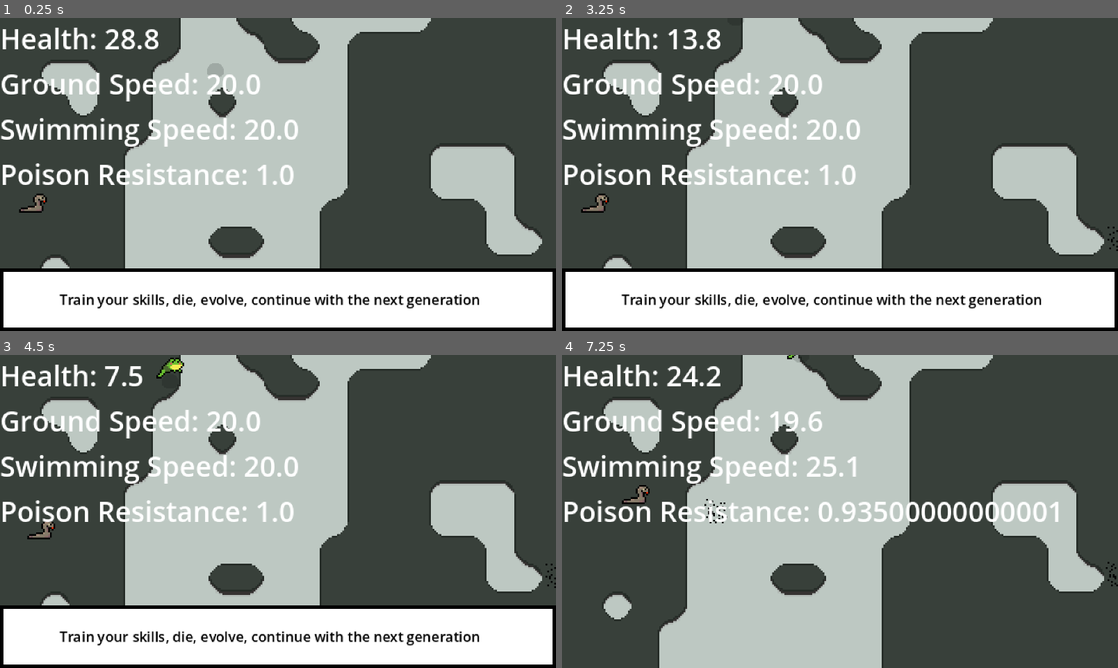
Above: before the commit, frames 1-4 (two rows, left to right).
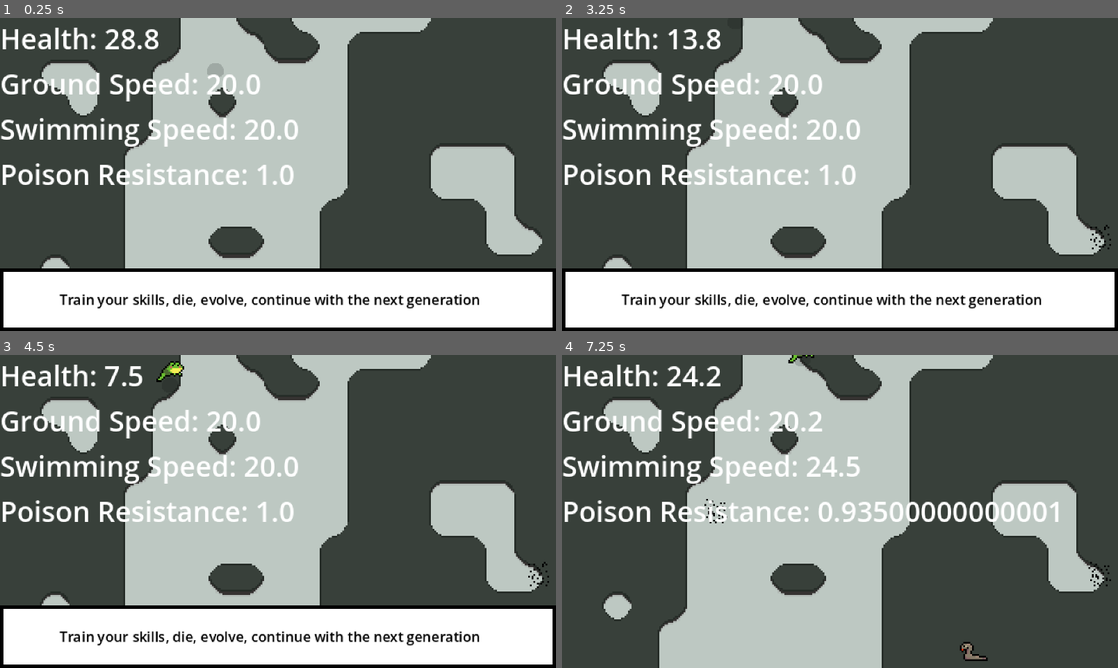
Above: after the commit, the same moments.

Repository: MiladTuma/Micro-Jam-Evolution
Game: Godot game, scene res://Scenes/main.tscn
Two runs of this game, one before a commit and one after it. Both use one fixed random seed, a clock stepped at 60 frames per second and the inputs below.
Inputs:
- Up to frame 1 (0.25 s): no input
- Up to frame 2 (3.25 s): hold Up (up) 0.53-2.03 s; tap I (i) at 0.6, 1.55, 2.1, 2.85 s; tap E (eat) at 1.35 s; hold Left (left) from 2.03 s (still down)
- Up to frame 3 (4.5 s): release Left (left) at 3.53 s; hold Down (down) 3.53-4.28 s; tap E (eat) at 3.6 s; tap I (i) at 3.8, 4.35 s; hold Right (right) from 4.28 s (still down)
- Up to frame 4 (7.25 s): release Right (right) at 5.03 s; hold Up (up) 5.03-5.78 s; tap I (i) at 5.1, 6.05, 6.6 s; hold Right (right) from 5.78 s (still down); tap E (eat) at 5.85 s

The runs differ from the first frame. In frame 1, 0.1% of the frame differs, in the area x 3-9%, y 56-63%; in frame 2, 0.2%; in frame 3, 0.4%; in frame 4, 0.9%, in the area x 10-100%, y 0-98%.

Commit message:
Fuck you

Diff:
--- a/Entities/Player/player.gd
+++ b/Entities/Player/player.gd
@@ -187,3 +187,6 @@
 func _on_mouth_area_body_exited(body: Node2D) -> void:
 	if flies_in_mouth.has(body):
 		flies_in_mouth.erase(body)
+
+func take_damage(amount: int) -> void:
+	current_health -= amount
--- a/Entities/Snake/snake.gd
+++ b/Entities/Snake/snake.gd
@@ -1,29 +1,47 @@
 extends CharacterBody2D
 
-@export var speed: float =10.0
+@export var speed: float = 5.0
+@export var damage: int = 10
+@export var tile_map: TileMapLayer
 
 var player_ref: Player = null
 
 func _ready() -> void:
+	add_to_group("snakes")
 	player_ref = get_tree().get_first_node_in_group("player")
 
-
-
-
-func _physics_process(_delta: float) -> void:
+func _physics_process(delta: float) -> void:
 	if player_ref == null:
 		return
 
 	if player_ref.current_terrain == Player.Terrain.GROUND:
 		var direction = (player_ref.global_position - global_position).normalized()
-		velocity = direction * speed
+
+		var look_ahead_pos = global_position + (direction * 15.0)
+		var cell = tile_map.local_to_map(tile_map.to_local(look_ahead_pos))
+		var tile_data = tile_map.get_cell_tile_data(cell)
+
+		var is_water_ahead = false
+		if tile_data != null:
+			if tile_data.get_custom_data("terrain") == 1:
+				is_water_ahead = true
+
+		if is_water_ahead:
+			velocity = Vector2.ZERO
+		else:
+			velocity = direction * speed
 
 		if direction.x < 0:
 			$Sprite2D.flip_h = true
 		elif direction.x > 0:
 			$Sprite2D.flip_h = false
-
 	else:
 		velocity = Vector2.ZERO
 
 	move_and_slide()
+
+func _on_hitbox_body_entered(body: Node2D) -> void:
+	if body.is_in_group("player"):
+		queue_free()
+		if body.has_method("take_damage"):
+			body.take_damage(damage)
--- a/Entities/Snake/snake.tscn
+++ b/Entities/Snake/snake.tscn
@@ -5,6 +5,9 @@
 
 [sub_resource type="RectangleShape2D" id="RectangleShape2D_e0ke3"]
 size = Vector2(11, 1.625)
+
+[sub_resource type="RectangleShape2D" id="RectangleShape2D_ubtcc"]
+size = Vector2(16, 9)
 
 [node name="Snake" type="CharacterBody2D" unique_id=579168960]
 z_index = 67
@@ -17,3 +20,12 @@
 [node name="CollisionShape2D" type="CollisionShape2D" parent="." unique_id=747984540]
 position = Vector2(-1, 4.8125)
 shape = SubResource("RectangleShape2D_e0ke3")
+
+[node name="Hitbox" type="Area2D" parent="." unique_id=1155603124]
+collision_layer = 0
+
+[node name="CollisionShape2D" type="CollisionShape2D" parent="Hitbox" unique_id=905073908]
+position = Vector2(0, -0.5)
+shape = SubResource("RectangleShape2D_ubtcc")
+
+[connection signal="body_entered" from="Hitbox" to="." method="_on_hitbox_body_entered"]
--- a/Scenes/main.tscn
+++ b/Scenes/main.tscn
@@ -7,6 +7,7 @@
 [ext_resource type="PackedScene" uid="uid://y8knp8h4k6h4" path="res://data_labels.tscn" id="5_kry3j"]
 [ext_resource type="Script" uid="uid://cneqvv62fifg6" path="res://Scenes/fly_spawner.gd" id="6_21xkr"]
 [ext_resource type="PackedScene" uid="uid://8rm85i532403" path="res://Entities/fly/Fly.tscn" id="7_6bp64"]
+[ext_resource type="Script" uid="uid://bgmrefqwn38wb" path="res://Scenes/snake_spawner.gd" id="8_344ge"]
 
 [sub_resource type="TileSetAtlasSource" id="TileSetAtlasSource_bo1nx"]
 texture = ExtResource("1_bo1nx")
@@ -89,6 +90,12 @@
 [sub_resource type="StyleBoxFlat" id="StyleBoxFlat_b3jpf"]
 bg_color = Color(1, 1, 1, 1)
 
+[sub_resource type="RectangleShape2D" id="RectangleShape2D_8002w"]
+size = Vector2(20, 212)
+
+[sub_resource type="RectangleShape2D" id="RectangleShape2D_dcmcw"]
+size = Vector2(359, 20)
+
 [node name="Main" type="Node2D" unique_id=880462236]
 
 [node name="TileMapLayer" type="TileMapLayer" parent="." unique_id=1978633104]
@@ -105,8 +112,9 @@
 tile_map_data = PackedByteArray("AAAHAAAAAAAFAAEAAAAHAAEAAAAFAAEAAAAGAAIAAAAFAAEAAAAGAAMAAAAFAAEAAAAGAAQAAAAFAAEAAAAHAA …(2064 unchanged characters)…
 tile_set = SubResource("TileSet_xcwl1")
 
-[node name="Snake" parent="." unique_id=579168960 instance=ExtResource("3_8gbba")]
+[node name="Snake" parent="." unique_id=579168960 node_paths=PackedStringArray("tile_map") groups=["flies", "player", "snakes"] instance=ExtResource("3_8gbba")]
 position = Vector2(19, 106)
+tile_map = NodePath("../TileMapLayer")
 
 [node name="Textbox" type="CanvasLayer" parent="." unique_id=557165725]
 script = ExtResource("4_jjvhh")
@@ -155,3 +163,47 @@
 [node name="Timer" type="Timer" parent="FlySpawner" unique_id=1057152892]
 wait_time = 3.0
 autostart = true
+
+[node name="StaticBody2D" type="StaticBody2D" parent="." unique_id=1747549753]
+collision_layer = 4
+collision_mask = 0
+
+[node name="CollisionShape2D" type="CollisionShape2D" parent="StaticBody2D" unique_id=1077408785]
+position = Vector2(-10, 91)
+shape = SubResource("RectangleShape2D_8002w")
+
+[node name="StaticBody2D2" type="StaticBody2D" parent="." unique_id=41360785]
+collision_layer = 4
+collision_mask = 0
+
+[node name="CollisionShape2D" type="CollisionShape2D" parent="StaticBody2D2" unique_id=1857745924]
+position = Vector2(160.5, -10)
+shape = SubResource("RectangleShape2D_dcmcw")
+
+[node name="StaticBody2D3" type="StaticBody2D" parent="." unique_id=132128698]
+collision_layer = 4
+collision_mask = 0
+
+[node name="CollisionShape2D" type="CollisionShape2D" parent="StaticBody2D3" unique_id=1984311787]
+position = Vector2(157, 202)
+shape = SubResource("RectangleShape2D_dcmcw")
+
+[node name="StaticBody2D4" type="StaticBody2D" parent="." unique_id=523385153]
+collision_layer = 4
+collision_mask = 0
+
+[node name="CollisionShape2D" type="CollisionShape2D" parent="StaticBody2D4" unique_id=848381423]
+position = Vector2(330, 98)
+rotation = 1.5707964
+shape = SubResource("RectangleShape2D_dcmcw")
+
+[node name="SnakeSpawner" type="Node2D" parent="." unique_id=2016708121 node_paths=PackedStringArray("tile_map")]
+position = Vector2(19, 106)
+script = ExtResource("8_344ge")
+snake_scene = ExtResource("3_8gbba")
+tile_map = NodePath("../TileMapLayer")
+max_snakes = 10
+
+[node name="Timer" type="Timer" parent="SnakeSpawner" unique_id=1215365454]
+wait_time = 3.0
+autostart = true
--- /dev/null
+++ b/Scenes/snake_spawner.gd
@@ -0,0 +1,56 @@
+extends Node2D
+
+@export var snake_scene: PackedScene
+@export var tile_map: TileMapLayer
+@export var max_snakes: int = 5
+@onready var timer: Timer = $Timer
+
+var spawn_area: Rect2
+
+func _ready() -> void:
+	timer.timeout.connect(_on_timer_timeout)
+	calculate_spawn_area()
+
+func calculate_spawn_area() -> void:
+	var used_rect = tile_map.get_used_rect()
+	var start_pos = tile_map.map_to_local(used_rect.position)
+	var end_pos = tile_map.map_to_local(used_rect.end)
+	spawn_area = Rect2(start_pos, end_pos - start_pos)
+
+func _on_timer_timeout() -> void:
+	if get_tree().get_nodes_in_group("snakes").size() >= max_snakes:
+		return
+
+	var spawn_position = get_valid_spawn_position()
+
+	if spawn_position != Vector2.INF:
+		var new_snake = snake_scene.instantiate()
+		new_snake.global_position = spawn_position
+		new_snake.tile_map = tile_map
+		add_child(new_snake)
+		new_snake.add_to_group("snakes")
+
+func get_valid_spawn_position() -> Vector2:
+	var max_attempts = 20
+
+	for i in range(max_attempts):
+		var random_x = randf_range(spawn_area.position.x, spawn_area.end.x)
+		var random_y = randf_range(spawn_area.position.y, spawn_area.end.y)
+		var test_pos = Vector2(random_x, random_y)
+
+		var cell = tile_map.local_to_map(tile_map.to_local(test_pos))
+		var tile_data = tile_map.get_cell_tile_data(cell)
+
+		if tile_data != null:
+			if tile_data.get_custom_data("terrain") == 0:
+				var space_state = get_world_2d().direct_space_state
+				var query = PhysicsPointQueryParameters2D.new()
+				query.position = test_pos
+				query.collision_mask = 1
+
+				var result = space_state.intersect_point(query)
+
+				if result.is_empty():
+					return test_pos
+
+	return Vector2.INF
--- a/project.godot
+++ b/project.godot
@@ -28,6 +28,7 @@
 
 player=""
 flies=""
+snakes=""
 
 [input]
 
Not shown, added: Scenes/snake_spawner.gd.uid
